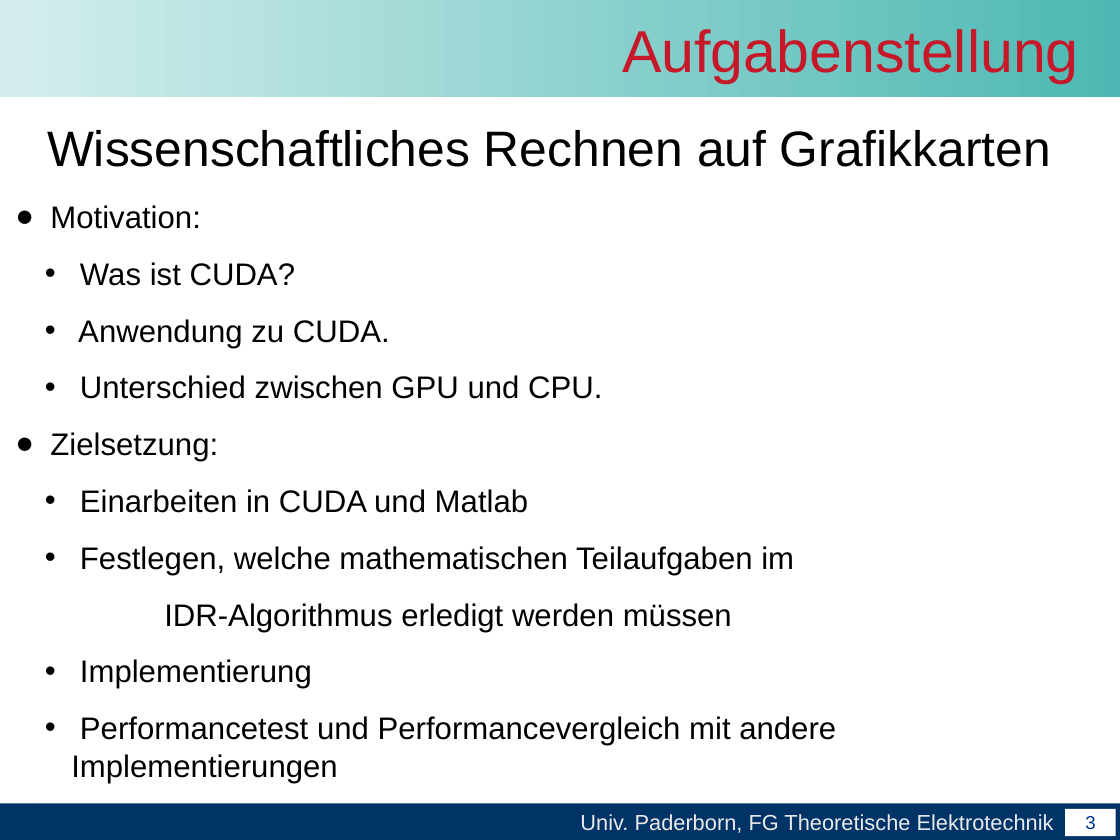
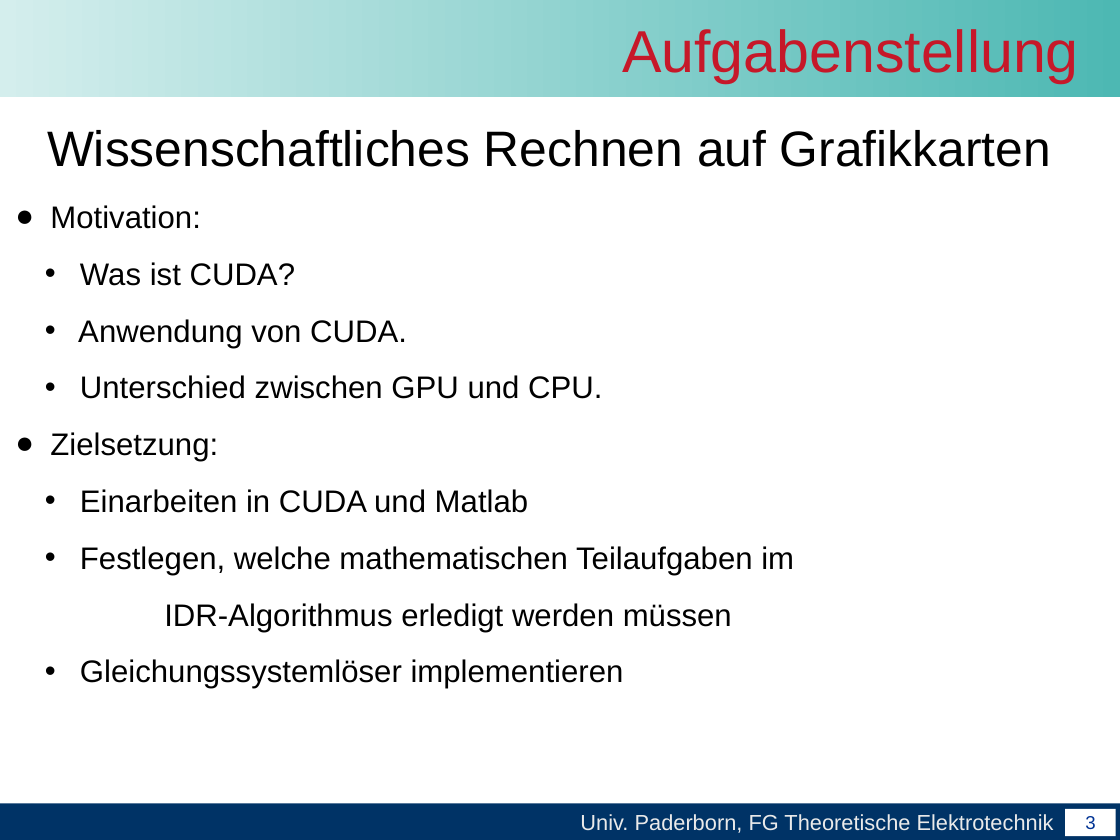
Before and after one commit to unconditional/projektarbeitcuda, a slide deck: slide 3 of Abschlussvortrag/Abschlussvortrag der Projektarbeit CUDA.ppt. Drawn at 1120x840 pixels with LibreOffice and Linux fonts; fonts in the diff are those of the drawing; background and template pictures are left out. Boxes give left, top, right and bottom in pixels: in the first picture for what was removed or moved away, otherwise in the second. Text is boxed around its words. In the diff, an @@ line names an element or a change of style, - is before the commit and + after.

```diff
--- a/Abschlussvortrag/Abschlussvortrag der Projektarbeit CUDA.ppt
+++ b/Abschlussvortrag/Abschlussvortrag der Projektarbeit CUDA.ppt
@@ text at (78, 319, 407, 348): text changed @@
-  • Anwendung zu CUDA.
+  • Anwendung von CUDA.
@@ text at (80, 659, 624, 689): text changed @@
-  • Implementierung
-  • Performancetest und Performancevergleich mit andere Implementierungen
+  • Gleichungssystemlöser implementieren
```
Also in this commit, not shown: 12 other slides changed, 1 slide added.
